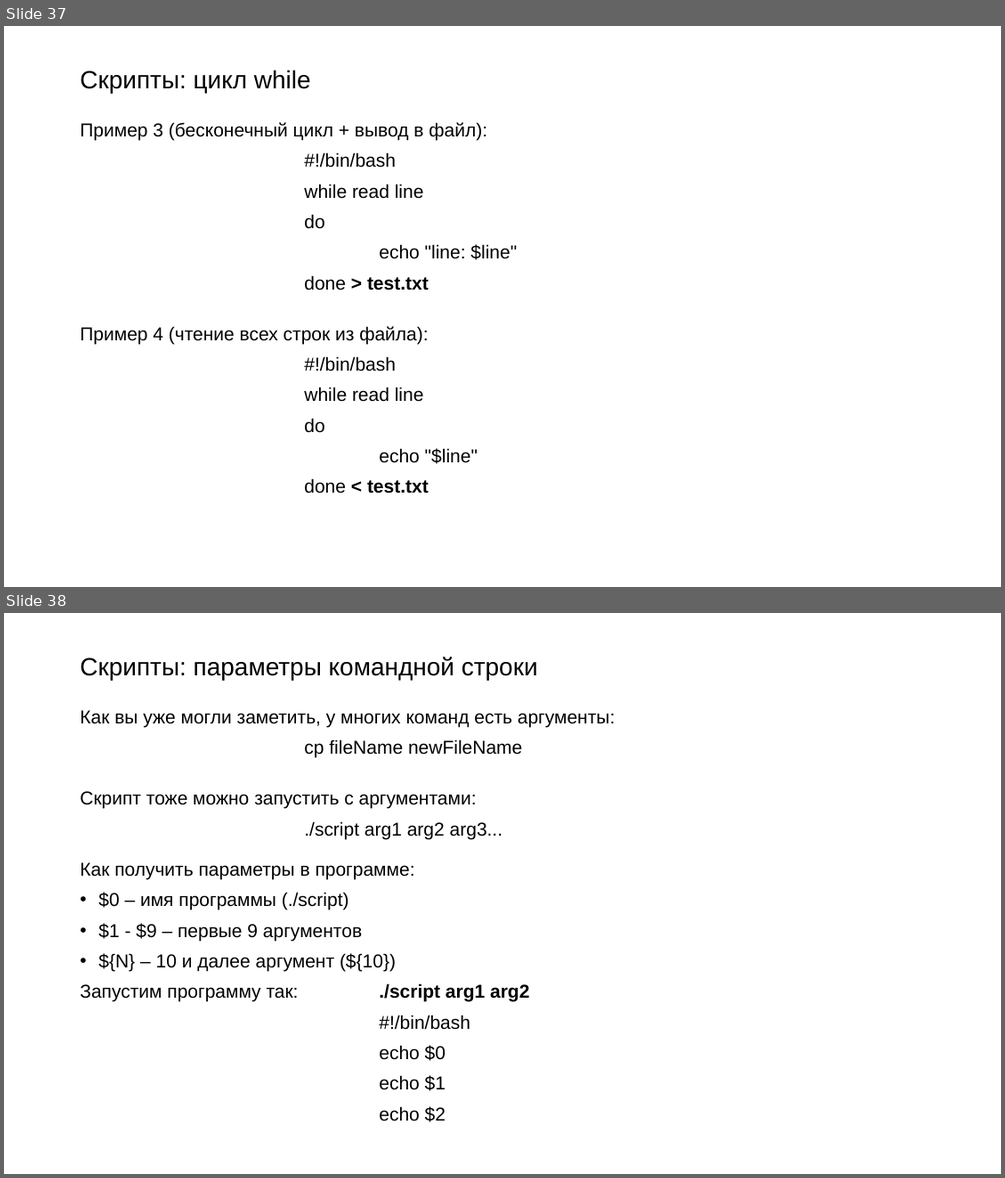
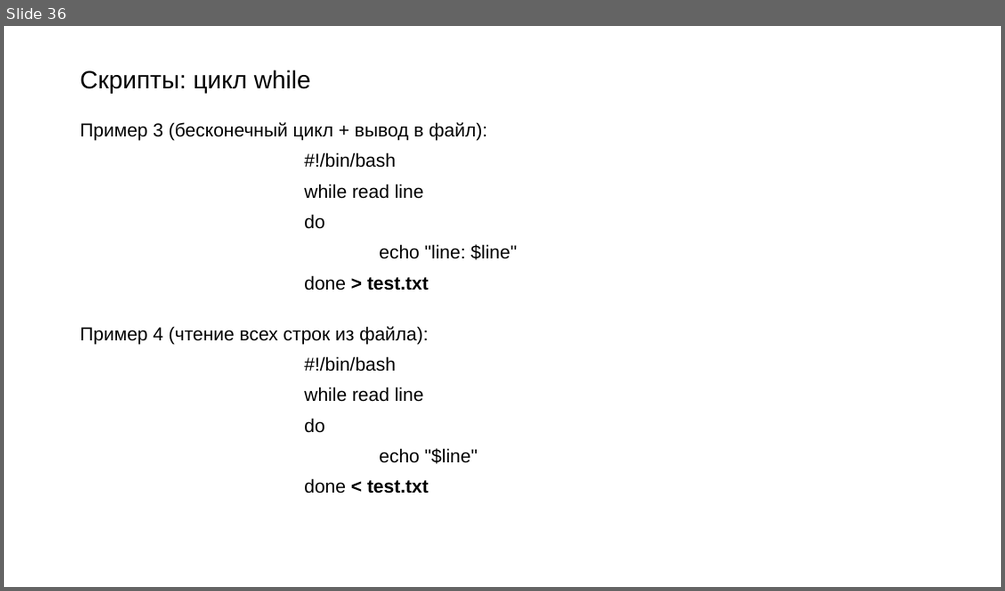
Before and after one commit to Rudeigin/OI, a slide deck: 2 лекция/ОИ bash.pptx. Shown one above the other, each under a label of ours: slides 37 and 38 before the commit, slide 36 after it. The pictures are 1005x1178 and 1005x591 pixels, drawn with LibreOffice and Linux fonts; fonts in the diff are those of the drawing. Boxes give left, top, right and bottom in pixels: in the first picture for what was removed or moved away, otherwise in the second. Text is boxed around its words. In the diff, an @@ line names an element or a change of style, - is before the commit and + after.

Commit message:
upd bash first lec

```diff
--- a/2 лекция/ОИ bash.pptx
+++ b/2 лекция/ОИ bash.pptx
@@ slide 38 removed at [4,613,1001,1174], background #FFFFFF @@
@@ title removed at [80,657,538,681] @@
-Скрипты: параметры командной строки
@@ text removed at [80,710,615,1122] @@
-Как вы уже могли заметить, у многих команд есть аргументы:
-cp fileName newFileName
-Скрипт тоже можно запустить с аргументами:
-./script arg1 arg2 arg3...
-Как получить параметры в программе:
-• $0 – имя программы (./script)
-• $1 - $9 – первые 9 аргументов
-• ${N} – 10 и далее аргумент (${10})
-Запустим программу так: ./script arg1 arg2
-#!/bin/bash
-echo $0
-echo $1
-echo $2
@@ what was slide 37 is now slide 36 @@
```
Also in this commit, not shown: 2 slides changed, 5 slides added, 3 other slides removed, 1 other file.
